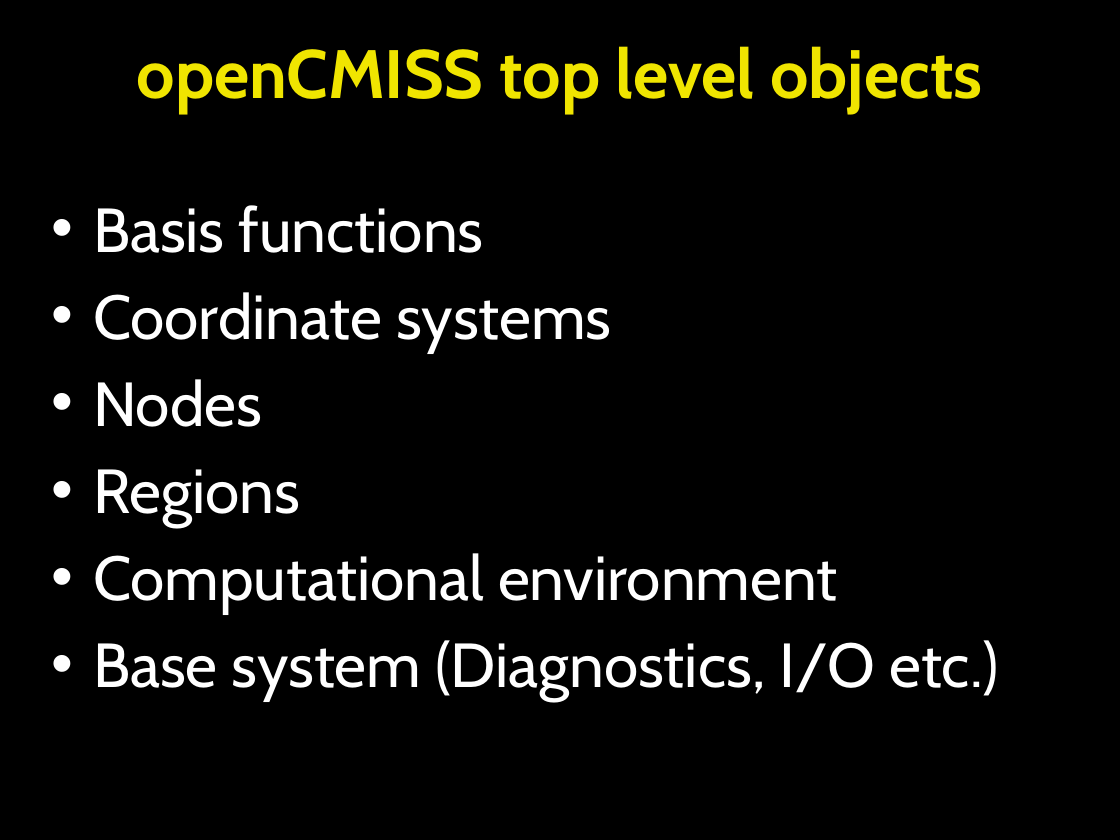
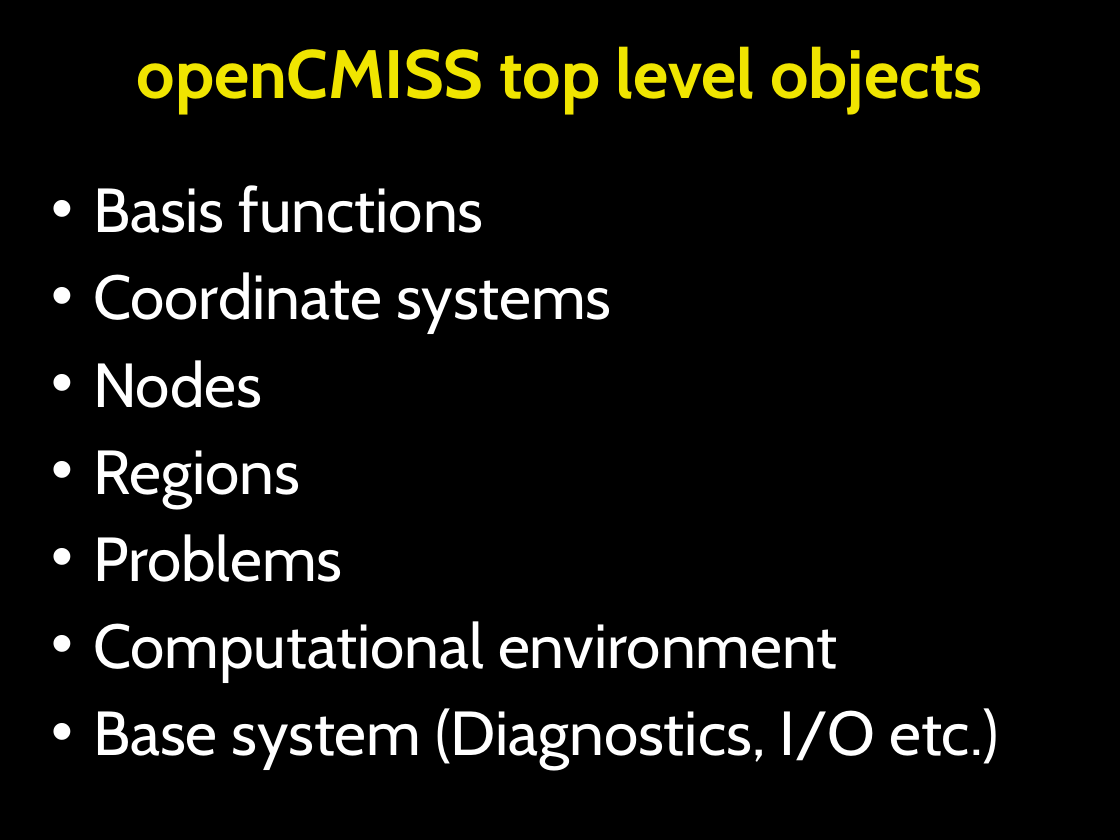
Before and after one commit to OpenCMISS/cm, a slide deck: slide 23 of doc/openCMISS.pptx. Drawn at 1120x840 pixels with LibreOffice and Linux fonts; fonts in the diff are those of the drawing. Boxes give left, top, right and bottom in pixels: in the first picture for what was removed or moved away, otherwise in the second. Text is boxed around its words. In the diff, an @@ line names an element or a change of style, - is before the commit and + after.

Commit message:
Updated openCMISS powerpoint presentation. Changes include: 1. Changes for regions, equations and problems 2. Block diagrams to show type structure 3. Additional slides for activation problems/CellML/FieldML

```diff
--- a/doc/openCMISS.pptx
+++ b/doc/openCMISS.pptx
@@ text "Basis functions": place and size @@
-text "Basis functions" at <box>93,205,999,702</box>
+text "Basis functions" at <box>93,185,999,769</box>
@@ text at <box>93,534,342,582</box>: paragraph added @@
+• Problems
```
Also in this commit, not shown: 8 other slides changed, 22 slides added.
